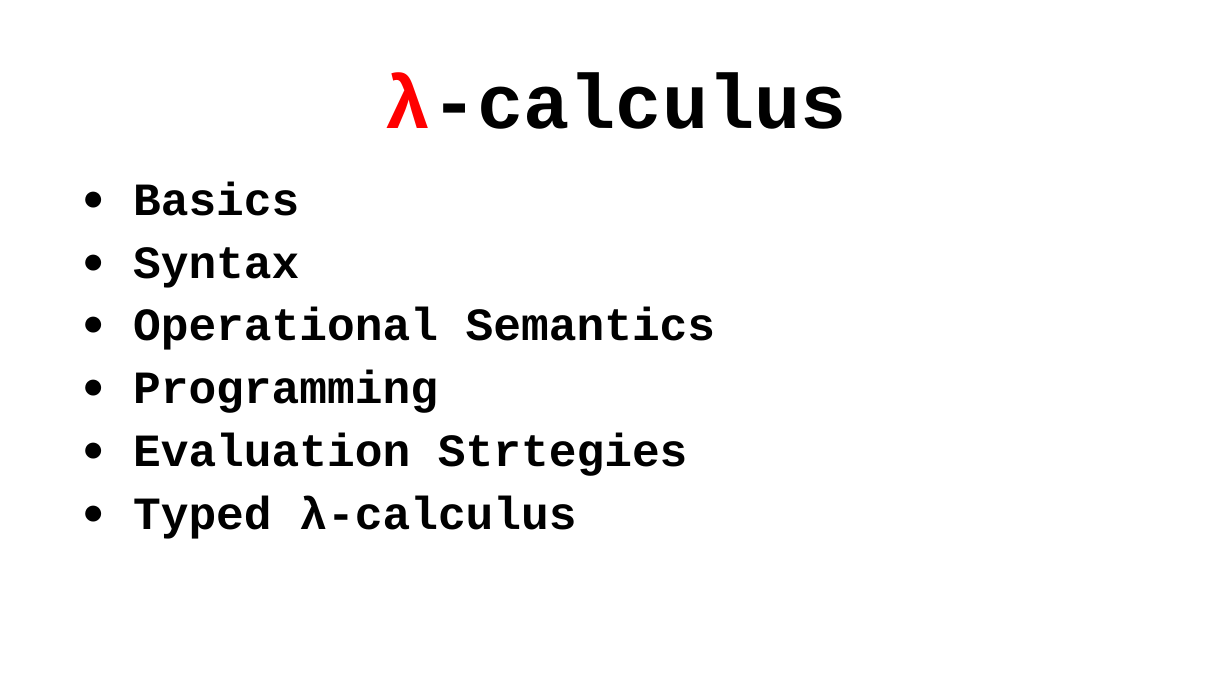
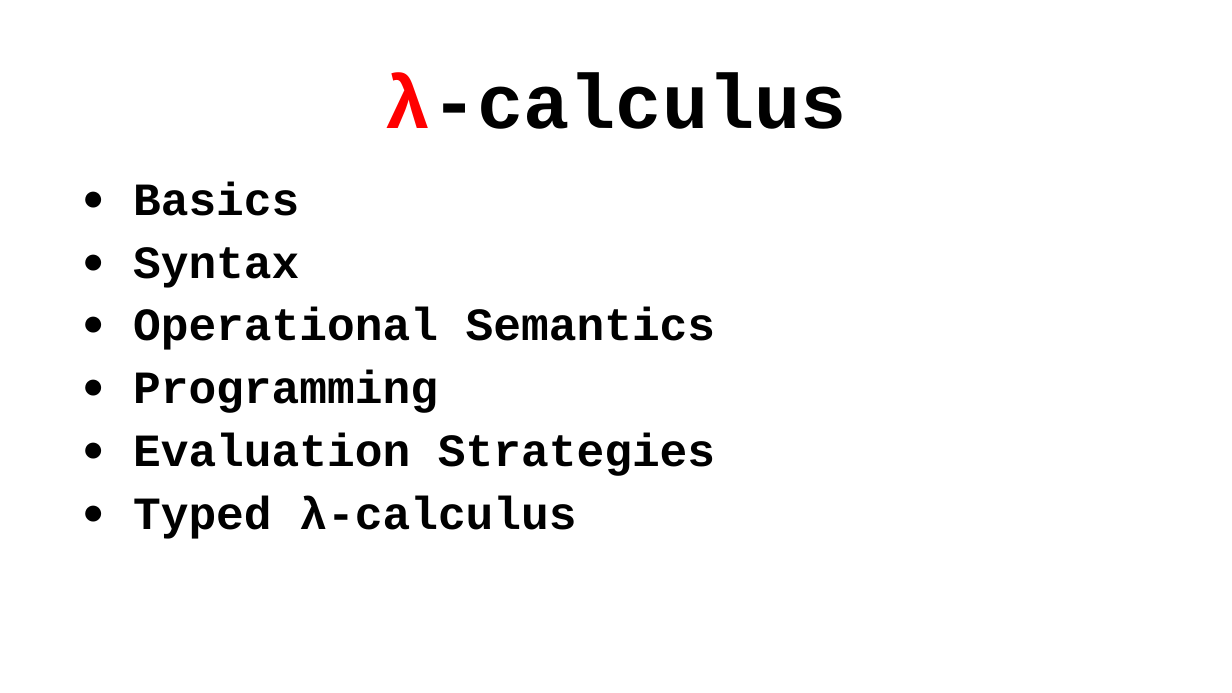
Before and after one commit to RuWang-0/lambda-in-Java-C-, a slide deck: slide 3 of lambda-ppt.pptx. Drawn at 1232x693 pixels with LibreOffice and Linux fonts; fonts in the diff are those of the drawing. Boxes give left, top, right and bottom in pixels: in the first picture for what was removed or moved away, otherwise in the second. Text is boxed around its words. In the diff, an @@ line names an element or a change of style, - is before the commit and + after.

Commit message:
typos

```diff
--- a/lambda-ppt.pptx
+++ b/lambda-ppt.pptx
@@ text at (133,433,715,476): text changed @@
-● Evaluation Strtegies
+● Evaluation Strategies
```
Also in this commit, not shown: 1 other slide changed.
